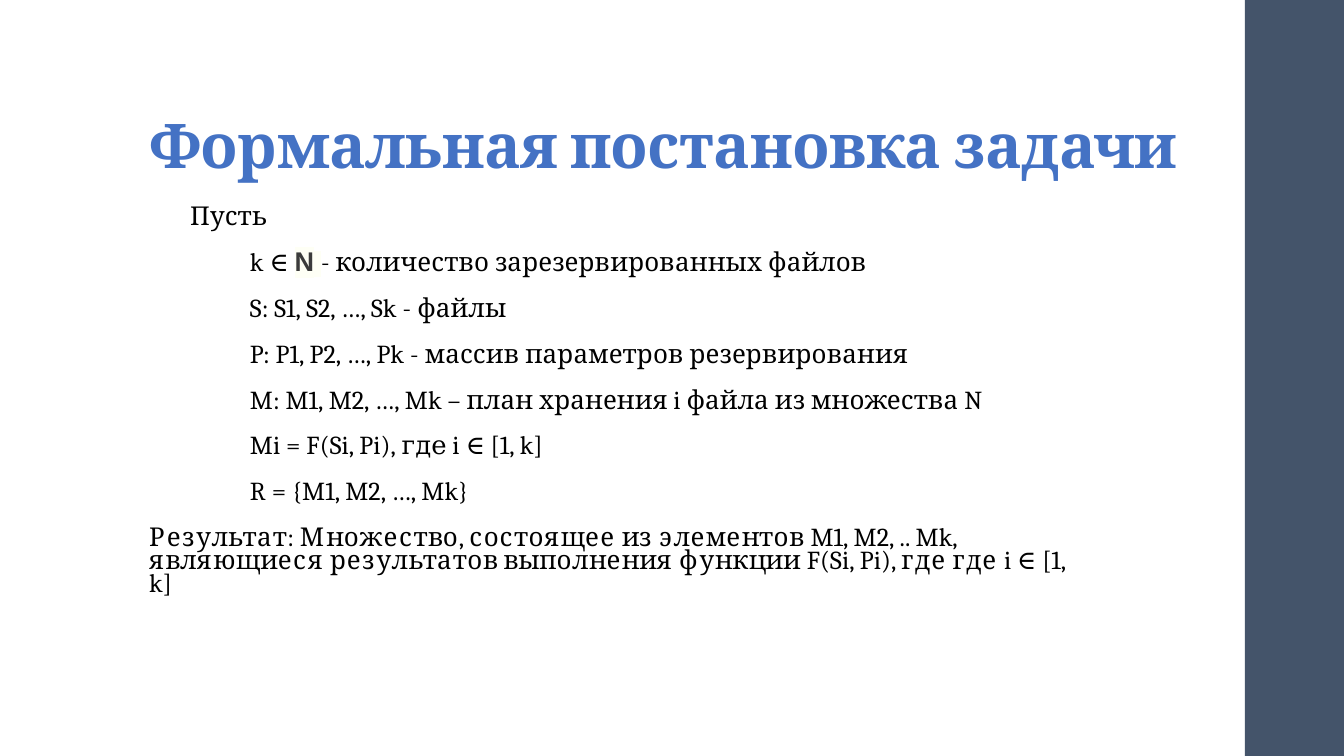
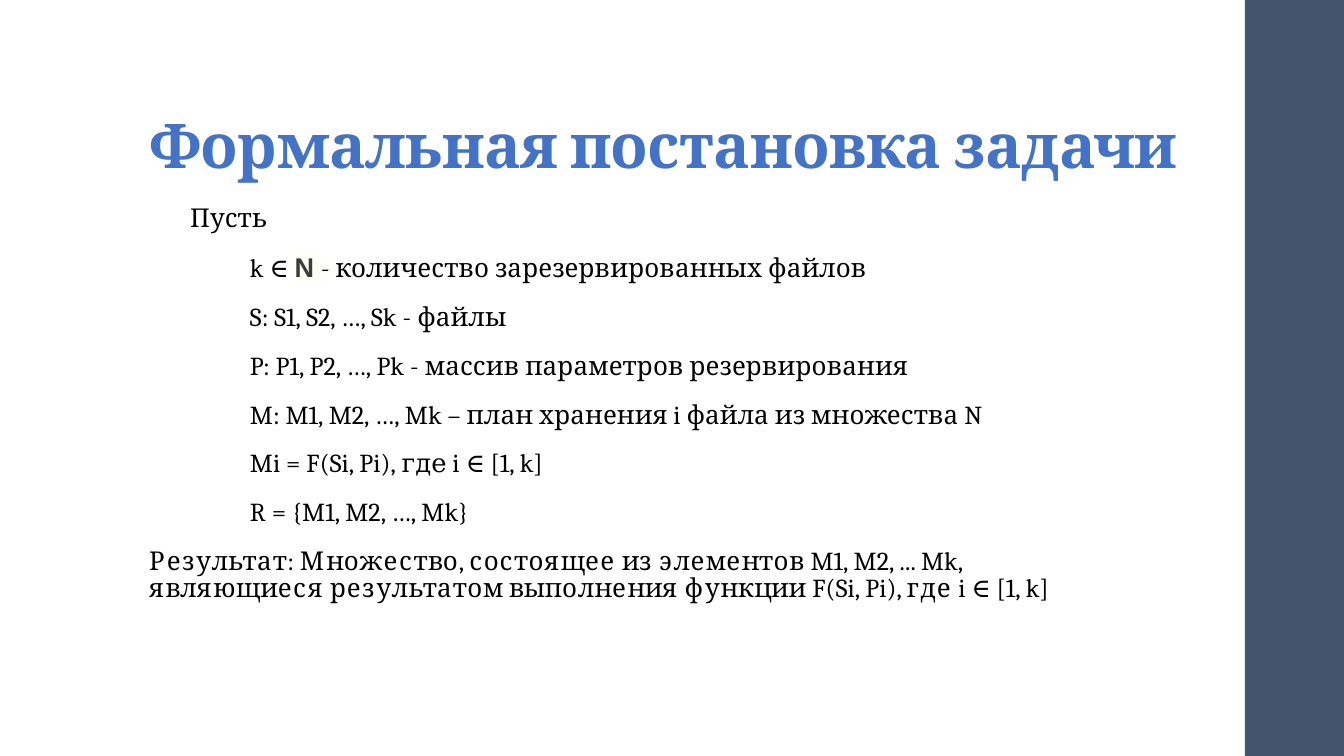
Before and after one commit to polyakovGit/BackupSystem, a slide deck: slide 4 of Razrabotka_PO_PresentationV3.pptx. Drawn at 1344x756 pixels with LibreOffice and Linux fonts; fonts in the diff are those of the drawing. Boxes give left, top, right and bottom in pixels: in the first picture for what was removed or moved away, otherwise in the second. Text is boxed around its words. In the diff, an @@ line names an element or a change of style, - is before the commit and + after.

```diff
--- a/Razrabotka_PO_PresentationV3.pptx
+++ b/Razrabotka_PO_PresentationV3.pptx
@@ text at [190,208,982,525]: line spacing 0.75 to 0.85 @@
@@ text at [149,551,1049,603]: text changed @@
-Результат: Множество, состоящее из элементов M1, M2, .. Mk, являющиеся результатов выполнения функции F(Si, Pi), где где i ∈ [1, k]
+Результат: Множество, состоящее из элементов M1, M2, ... Mk, являющиеся результатом выполнения функции F(Si, Pi), где i ∈ [1, k]
```
Also in this commit, not shown: 2 other slides changed, 12 other files.
